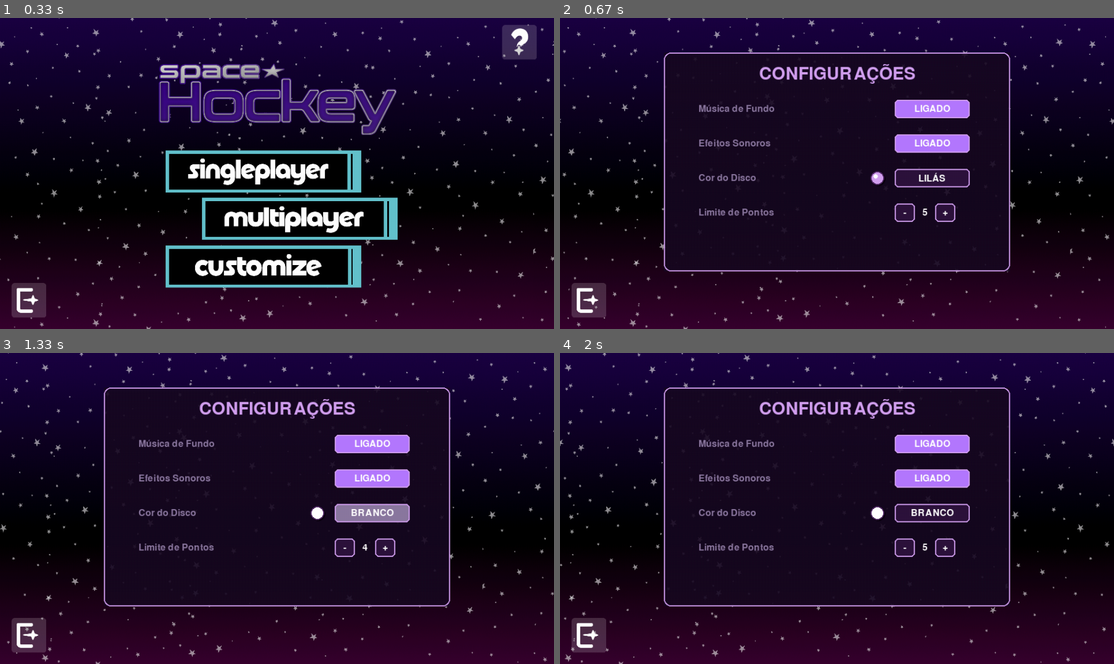
Above: before the commit, frames 1-4 (two rows, left to right).
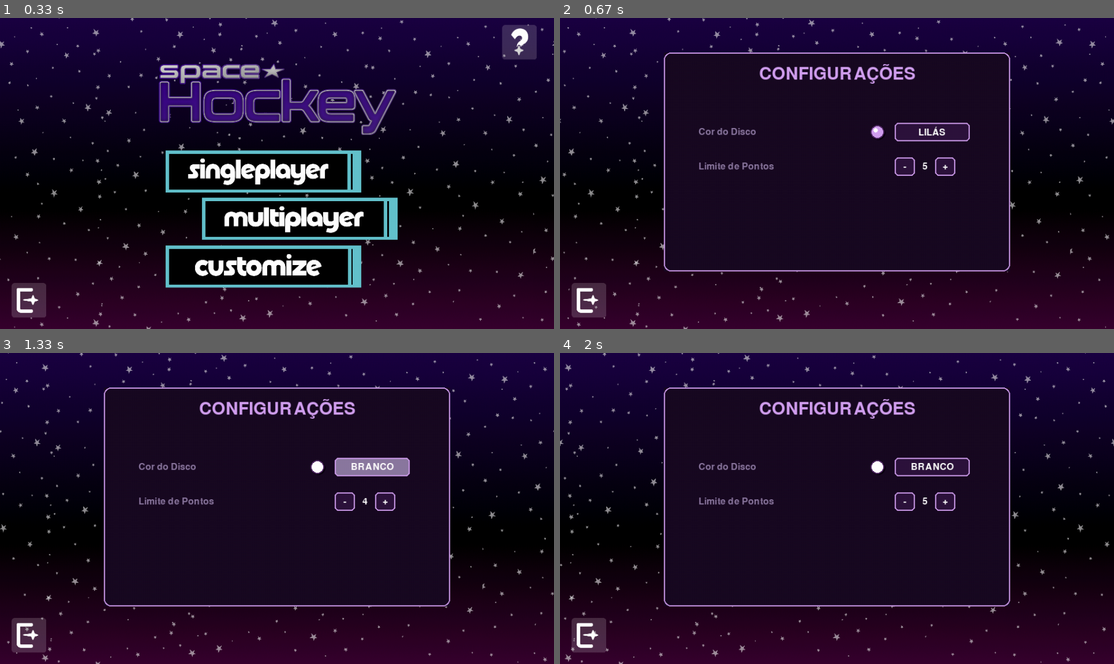
Above: after the commit, the same moments.

Repository: cec1l14/Pygame
Game: pygame game, started from main.py
Two runs of this game, one before a commit and one after it. Both use one fixed random seed, a clock stepped at 60 frames per second and the inputs below.
Inputs (mouse positions are in pixels of both pictures, inside the frame that each line leads up to):
- Up to frame 1 (0.33 s): no input
- Up to frame 2 (0.67 s): click (820, 266) at 0.38 s
- Up to frame 3 (1.33 s): click "-" at 0.72 s; click "LILÁS" at 1.05 s
- Up to frame 4 (2 s): click "+" at 1.38 s; click (665, 461) at 1.72 s

Frame 1 is identical in both runs. In frame 2, 4.7% of the frame differs, in the area x 25-74%, y 26-66%; in frame 3, 4.8%; in frame 4, 4.7%.

Commit message:
tirando musica e efeitos sonoros

Diff:
--- a/config.py
+++ b/config.py
@@ -26,7 +26,7 @@
 fonte_texto = pygame.font.SysFont(None, 24)
 fonte_placar = pygame.font.SysFont(None, 40)
 
-# 4. FUNÇÃO DE CARREGAMENTO DE IMAGEM (gemini)
+
 def carregar_e_escalar(caminho, proporcao=0.5):
     img = pygame.image.load(caminho).convert_alpha()
     novo_tam = (int(img.get_width() * proporcao), int(img.get_height() * proporcao))
--- a/main.py
+++ b/main.py
@@ -11,10 +11,6 @@
     desenhar_raquete, desenhar_disco,
     desenhar_campo_personalizado, criar_botao
 )
-import draws
-
-
-# --- FUNÇÕES DE SUPORTE (FORA DO MAIN) ---
 
 def reiniciar_posicoes_single(altura, largura, vel_base):
     """Reinicia as posições e velocidade para o modo Singleplayer."""
@@ -64,7 +60,7 @@
     pygame.init()
 
     tela = pygame.display.set_mode((LARGURA, ALTURA))
-    pygame.display.set_caption("Air Hockey - Roxo & Lilás")
+    pygame.display.set_caption("Air Hockey")
     relogio = pygame.time.Clock()
 
     # Carregamento de Imagens e Assets
@@ -125,16 +121,13 @@
     scroll = 0
     tiles = math.ceil(LARGURA / largura_fundo) + 1
 
-    # Configurações do Jogo
-    musica_ativa = True
-    sfx_ativo = True
     cores_bola = [COR_ELEMENTOS, BRANCO, (240, 190, 255), (190, 90, 240)]
     nomes_cores_bola = ["LILÁS", "BRANCO", "ORQUÍDEA", "ROXO NEON"]
     indice_cor_bola = 0
     cor_disco_atual = cores_bola[indice_cor_bola]
     limite_pontos = 5
 
-    # Física do Disco e Raquetes
+
     velocidade_disco_base = 7.0
     disco_x, disco_y = LARGURA // 2, ALTURA // 2
     disco_raio = 20
@@ -156,7 +149,7 @@
     estado_jogo = "menu"
     tutorial_pg = 0
 
-    # LOOP PRINCIPAL
+
     while True:
         relogio.tick(FPS)
         mouse_pos = pygame.mouse.get_pos()
@@ -237,7 +230,6 @@
                         if event.key in (pygame.K_UP, pygame.K_DOWN):
                             raq2_vel_y = 0
 
-        # --- TELAS E RENDERIZAÇÃO ---
         if estado_jogo == "menu":
             current_single = hover_img if singleplayer_button.collidepoint(mouse_pos) else singleplayer_img
             current_multi = hover_img if multiplayer_button.collidepoint(mouse_pos) else multiplayer_img
@@ -284,7 +276,7 @@
             if abs(scroll) > largura_fundo:
                 scroll = 0
 
-            painel = pygame.Surface((600, 380), pygame.SRCALPHA)
+            painel = pygame.Surface((600, 380))
             painel.fill((25, 10, 35, 230))
             tela.blit(painel, (LARGURA // 2 - 300, 60))
             pygame.draw.rect(tela, COR_ELEMENTOS, (LARGURA // 2 - 300, 60, 600, 380), 2, border_radius=12)
@@ -292,41 +284,25 @@
             txt_titulo = fonte_titulo.render("CONFIGURAÇÕES", True, COR_ELEMENTOS)
             tela.blit(txt_titulo, (LARGURA // 2 - txt_titulo.get_width() // 2, 80))
 
-            tela.blit(fonte_texto.render("Música de Fundo", True, CINZA_ROXO), (LARGURA // 2 - 240, 150))
-            st_m = "LIGADO" if musica_ativa else "DESLIGADO"
-
-            if criar_botao(tela, st_m, LARGURA // 2 + 100, 142, 130, 32, VERDE_LILAS if musica_ativa else VERMELHO_ROXO, CINZA_ROXO, mouse_pos):
-                musica_ativa = not musica_ativa
-                if not musica_ativa:
-                    pygame.mixer.music.stop()
-                pygame.time.delay(150)
-
-            tela.blit(fonte_texto.render("Efeitos Sonoros", True, CINZA_ROXO), (LARGURA // 2 - 240, 210))
-            st_s = "LIGADO" if sfx_ativo else "DESLIGADO"
-            if criar_botao(tela, st_s, LARGURA // 2 + 100, 202, 130, 32, VERDE_LILAS if sfx_ativo else VERMELHO_ROXO, CINZA_ROXO, mouse_pos):
-                sfx_ativo = not sfx_ativo
-                pygame.time.delay(150)
-
-            tela.blit(fonte_texto.render("Cor do Disco", True, CINZA_ROXO), (LARGURA // 2 - 240, 270))
-            desenhar_disco(tela, LARGURA // 2 + 70, 278, 12, cor_disco_atual)
-            if criar_botao(tela, nomes_cores_bola[indice_cor_bola], LARGURA // 2 + 100, 262, 130, 32, ROXO_ESCURO, CINZA_ROXO, mouse_pos):
+            tela.blit(fonte_texto.render("Cor do Disco", True, CINZA_ROXO), (LARGURA // 2 - 240, 190))
+            desenhar_disco(tela, LARGURA // 2 + 70, 198, 12, cor_disco_atual)
+            if criar_botao(tela, nomes_cores_bola[indice_cor_bola], LARGURA // 2 + 100, 182, 130, 32, ROXO_ESCURO, CINZA_ROXO, mouse_pos):
                 indice_cor_bola = (indice_cor_bola + 1) % len(cores_bola)
                 cor_disco_atual = cores_bola[indice_cor_bola]
                 pygame.time.delay(150)
 
-            tela.blit(fonte_texto.render("Limite de Pontos", True, CINZA_ROXO), (LARGURA // 2 - 240, 330))
-            if criar_botao(tela, "-", LARGURA // 2 + 100, 322, 35, 32, ROXO_ESCURO, CINZA_ROXO, mouse_pos):
+            tela.blit(fonte_texto.render("Limite de Pontos", True, CINZA_ROXO), (LARGURA // 2 - 240, 250))
+            if criar_botao(tela, "-", LARGURA // 2 + 100, 242, 35, 32, ROXO_ESCURO, CINZA_ROXO, mouse_pos):
                 if limite_pontos > 1:
                     limite_pontos -= 1
                     pygame.time.delay(150)
 
             txt_pts = fonte_texto.render(str(limite_pontos), True, BRANCO)
-            tela.blit(txt_pts, (LARGURA // 2 + 152 - txt_pts.get_width() // 2, 330))
-
-            if criar_botao(tela, "+", LARGURA // 2 + 170, 322, 35, 32, ROXO_ESCURO, CINZA_ROXO, mouse_pos):
+            tela.blit(txt_pts, (LARGURA // 2 + 152 - txt_pts.get_width() // 2, 250))
+
+            if criar_botao(tela, "+", LARGURA // 2 + 170, 242, 35, 32, ROXO_ESCURO, CINZA_ROXO, mouse_pos):
                 limite_pontos += 1
                 pygame.time.delay(150)
-
             current_quit = hovert_img if quit_button.collidepoint(mouse_pos) else quit_img
             tela.blit(current_quit, quit_button)
 
@@ -347,7 +323,7 @@
             if math.hypot(disco_x - raq2_x, disco_y - raq2_y) <= (disco_raio + raq_raio):
                 disco_vel_x = -abs(disco_vel_x)
 
-            # Atribuição do retorno corrigida
+
             if disco_x > LARGURA + disco_raio:
                 disco_x, disco_y, disco_vel_x, disco_vel_y, raq2_y = reiniciar_posicoes_single(ALTURA, LARGURA, velocidade_disco_base)
 
@@ -377,7 +353,7 @@
                 if math.hypot(disco_x - raq2_x, disco_y - raq2_y) <= (disco_raio + raq_raio):
                     disco_vel_x = -abs(disco_vel_x)
 
-                # Atribuições dos retornos corrigidas
+
                 if disco_x - disco_raio <= 0:
                     if gol_topo <= disco_y <= gol_fundo:
                         pontos_p2 += 1
